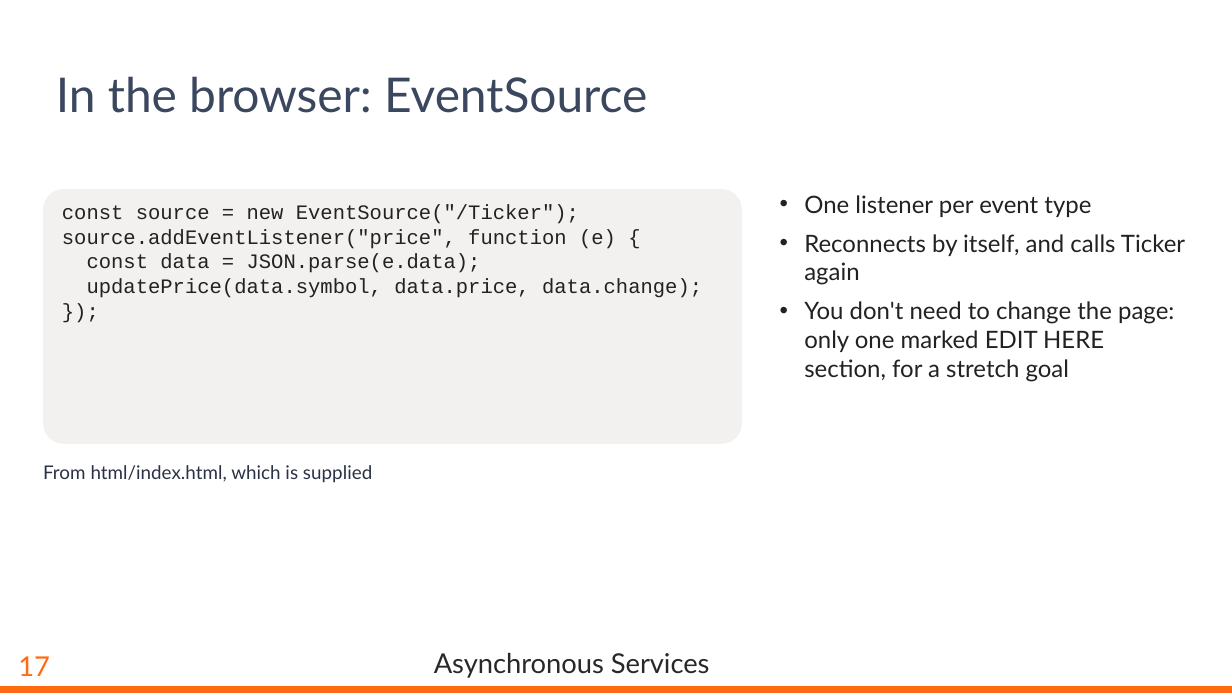
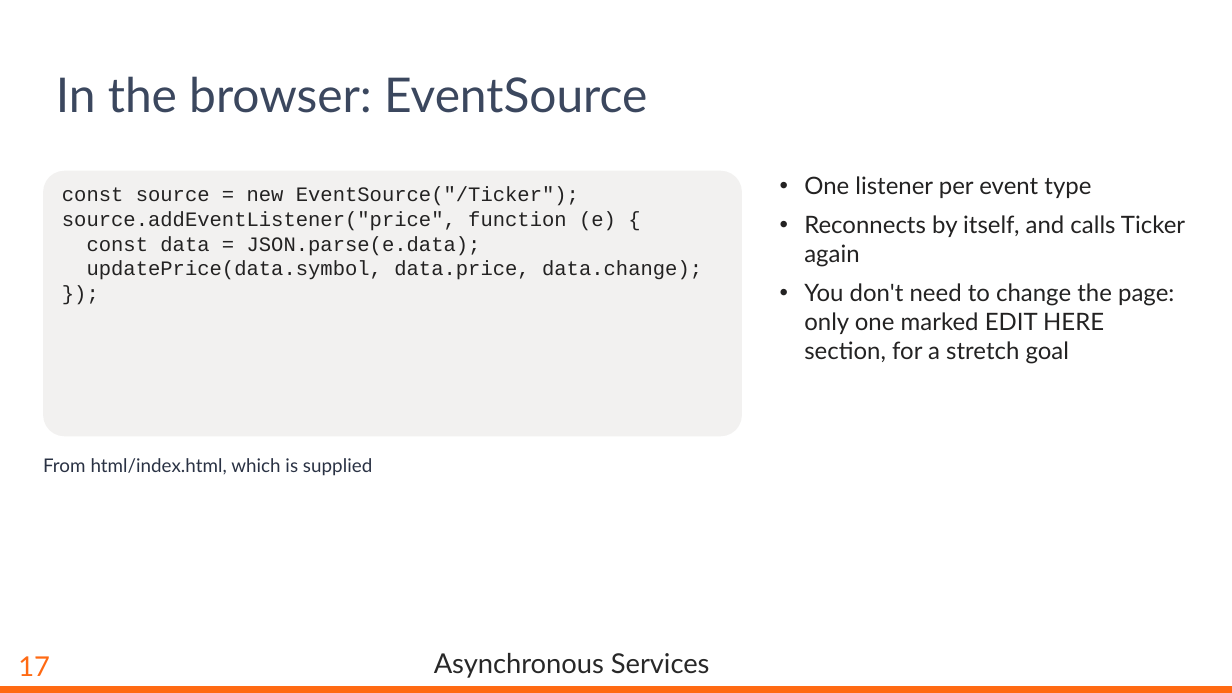
Before and after one commit to dyalog-training/2026-MP2, a slide deck: slide 18 of Presentation/AsynchronousServices.pptx. Drawn at 1232x693 pixels with LibreOffice and Linux fonts; fonts in the diff are those of the drawing; background and template pictures are left out. Boxes give left, top, right and bottom in pixels: in the first picture for what was removed or moved away, otherwise in the second. Text is boxed around its words. In the diff, an @@ line names an element or a change of style, - is before the commit and + after.

```diff
--- a/Presentation/AsynchronousServices.pptx
+++ b/Presentation/AsynchronousServices.pptx
@@ rounded rectangle: place and size @@
-rounded rectangle at (43, 188, 742, 444)
+rounded rectangle at (43, 171, 742, 437)
@@ text "One listener per event type": place and size @@
-text "One listener per event type" at (804, 195, 1185, 382)
+text "One listener per event type" at (804, 176, 1185, 364)
@@ text "const source = new EventSource("/Ticker");": place and size @@
-text "const source = new EventSource("/Ticker");" at (62, 205, 702, 298)
+text "const source = new EventSource("/Ticker");" at (62, 187, 702, 280)
@@ text "From html/index.html, which is supplied": place and size @@
-text "From html/index.html, which is supplied" at (43, 465, 372, 483)
+text "From html/index.html, which is supplied" at (43, 458, 372, 476)
```
Also in this commit, not shown: 23 other slides changed.
